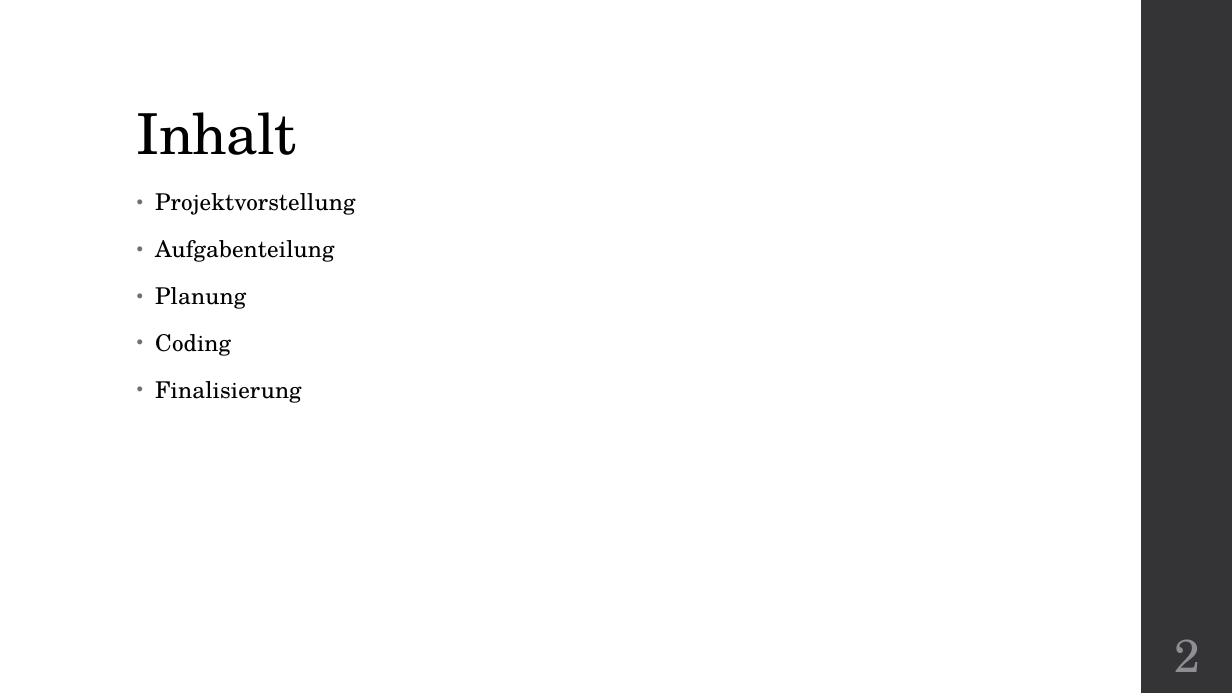
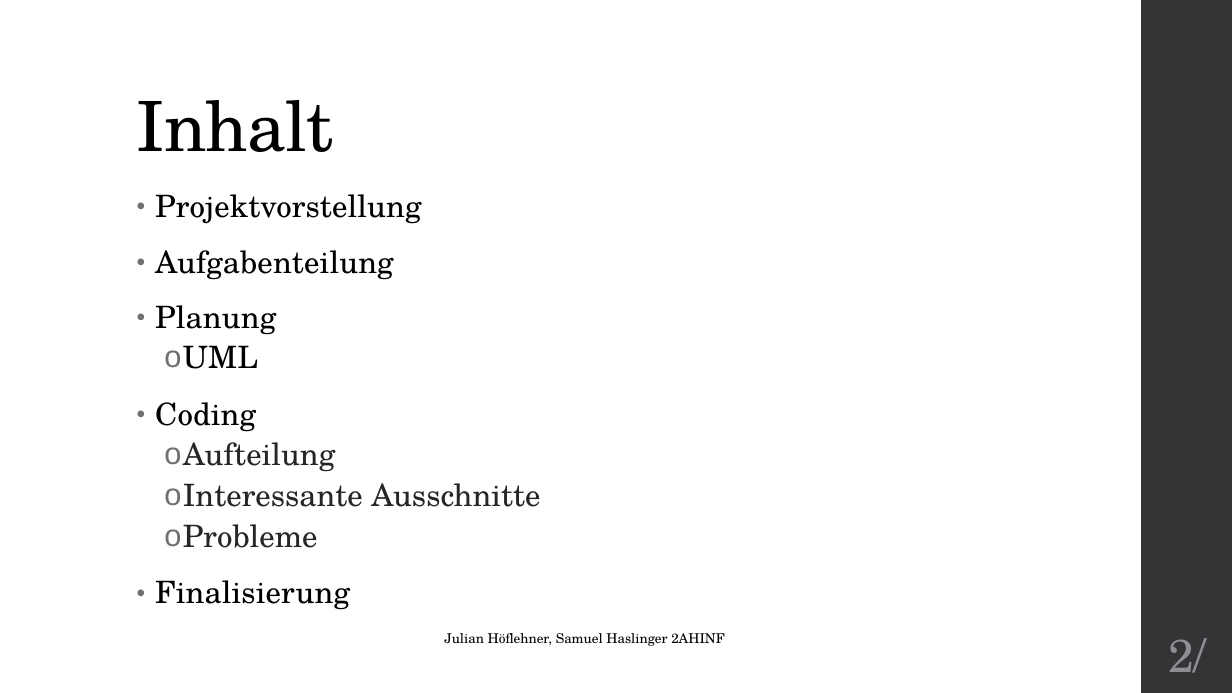
Before and after one commit to Wutze0/Mensch_Aergere_Dich_Nicht, a slide deck: slide 2 of MenschAergereDichNicht.pptx. Drawn at 1232x693 pixels with LibreOffice and Linux fonts; fonts in the diff are those of the drawing. Boxes give left, top, right and bottom in pixels: in the first picture for what was removed or moved away, otherwise in the second. Text is boxed around its words. In the diff, an @@ line names an element or a change of style, - is before the commit and + after.

```diff
--- a/MenschAergereDichNicht.pptx
+++ b/MenschAergereDichNicht.pptx
@@ title "Inhalt" at (x1=137, y1=100, x2=334, y2=152): size 44 to 54 pt @@
@@ text at (x1=155, y1=194, x2=421, y2=610): size 18 to 24 pt in "Projektvorstellung", "Aufgabenteilung", "Planung", "Coding" and 1 more places @@
@@ text at (x1=183, y1=345, x2=258, y2=369): paragraph added @@
+  o UML
@@ text at (x1=183, y1=442, x2=540, y2=548): paragraphs added @@
+  o Aufteilung
+  o Interessante Ausschnitte
+  o Probleme
@@ text added at (x1=444, y1=633, x2=725, y2=646), 10.5 pt, text #000000 @@
+Julian Höflehner, Samuel Haslinger 2AHINF
@@ page number at (x1=1168, y1=638, x2=1207, y2=673): text changed @@
-2
+2/
```
Also in this commit, not shown: 7 other slides changed, 16 slides added, 3 slides removed, 2 other files.
